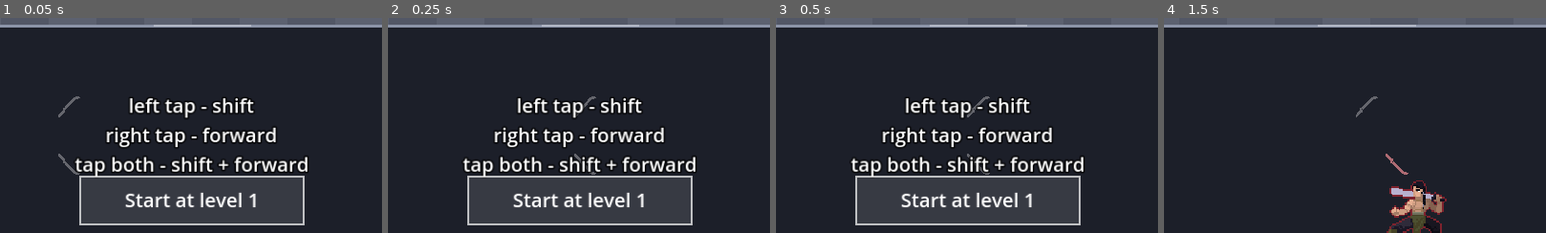
Above: before the commit, frames 1-4 (left to right).
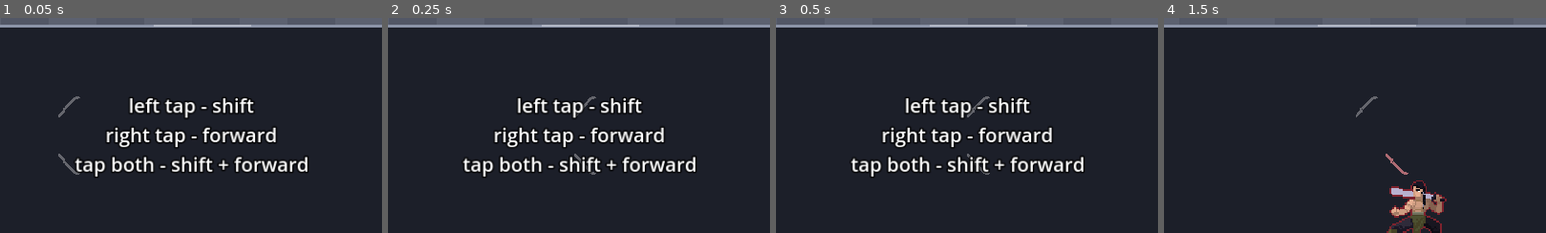
Above: after the commit, the same moments.

Repository: fredsbreads/game-off
Game: Godot game, scene res://scenes/main.tscn
The game is run twice, just before and just after one commit, with the same random seed, the same clock (stepped at 60 frames per second) and the same inputs. Sound files missing from this copy of the repository are replaced by a short silence.
Inputs (mouse positions are % of the whole screen's width and height, from its top left):
- Up to frame 1 (0.05 s): no input
- Up to frame 2 (0.25 s): no input
- Up to frame 3 (0.5 s): no input
- Up to frame 4 (1.5 s): tap Enter at 0.5 s; move the mouse to (72, 45) at 0.52 s; hold K (tp_forward) 0.53-1.28 s; tap L at 0.6 s; click (72, 45) at 0.67 s; tap 1 at 0.8, 1.35 s; move the mouse to (30, 55) at 1.27 s; click (30, 55) at 1.42 s
The pictures show only the part of the screen within x 25-75%, y 23-73%; the shares and areas given below are measured in that part.

The runs differ from the first frame. In frame 1, 14% of the frame differs, in the area x 20-80%, y 73-97%; in frame 2, 14%; in frame 3, 14%; in frame 4, nothing differs.

Commit message:
Remove the start screen's level choice: every run starts at level 1

Diff:
--- a/scripts/hud.gd
+++ b/scripts/hud.gd
@@ -52,9 +52,6 @@
 var _enemies_button: Control
 # Her level-10 colour (Palette), stepped through on the pause screen.
 var _colour_button: Control
-# The start screen's "Start at level" choice (1 or 5).
-var _level_button: Control
-var _start_level := 1
 var _enemies_off_label: Label
 var _enemies_off := false
 var _message_before_pause := ""
@@ -178,12 +175,6 @@
 	_colour_button.visible = false
 	_colour_button.draw.connect(_draw_colour_button)
 	add_child(_colour_button)
-	_level_button = Control.new()
-	_level_button.mouse_filter = Control.MOUSE_FILTER_IGNORE
-	_level_button.size = FLIP_BUTTON_SIZE
-	_level_button.visible = false
-	_level_button.draw.connect(_draw_level_button)
-	add_child(_level_button)
 	_enemies_off_label = _label(20, Vector2(20, 14))
 	_enemies_off_label.text = "NO ENEMIES (N)"
 	_enemies_off_label.add_theme_color_override("font_color", Color(1, 1, 1, 0.6))
@@ -241,7 +232,6 @@
 	for b in shown:
 		b.position = Vector2(x, view.y * 0.5 + 55.0)
 		x += FLIP_BUTTON_SIZE.x + gap
-	_level_button.position = Vector2((view.x - FLIP_BUTTON_SIZE.x) / 2.0, view.y * 0.5 + 55.0)
 
 
 ## True on a phone/tablet held sideways in the browser: play is upright there.
@@ -412,28 +402,6 @@
 			_progress.draw_rect(Rect2(base, 0, kills, s.y), PROGRESS_PENDING.lerp(PROGRESS_FILL, p))
 
 
-## The start screen's level choice: shown with the start message.
-func show_level_choice(level: int) -> void:
-	_start_level = level
-	_level_button.visible = true
-	_level_button.queue_redraw()
-
-
-func level_button_contains(pos: Vector2) -> bool:
-	return _level_button.visible and _level_button.get_rect().grow(10.0).has_point(pos)
-
-
-func _draw_level_button() -> void:
-	var s := FLIP_BUTTON_SIZE
-	_level_button.draw_rect(Rect2(Vector2.ZERO, s), Color(1, 1, 1, 0.12))
-	_level_button.draw_rect(Rect2(Vector2.ZERO, s), Color(1, 1, 1, 0.7), false, 2.0)
-	var font := ThemeDB.fallback_font
-	var text := "Start at level %d" % _start_level
-	var size := 26
-	var w := font.get_string_size(text, HORIZONTAL_ALIGNMENT_LEFT, -1, size).x
-	_level_button.draw_string(font, Vector2((s.x - w) / 2.0, s.y / 2.0 + size * 0.35), text, HORIZONTAL_ALIGNMENT_LEFT, -1, size, Color.WHITE)
-
-
 func show_start(best: int) -> void:
 	var lines := "left tap - shift\n"
 	lines += "right tap - forward\n"
@@ -558,7 +526,6 @@
 
 func hide_message() -> void:
 	_message.visible = false
-	_level_button.visible = false
 
 
 ## The colour-change wave at screen x `x` (0..1, right to left), in
--- a/scripts/main.gd
+++ b/scripts/main.gd
@@ -10,9 +10,6 @@
 enum State { READY, PLAYING, DYING, OVER }
 
 const START_X := 3.0
-# The level a run starts at: picked on the start screen (1, or 5: straight to
-# the knight's debut), and kept between visits.
-const START_LEVELS := [1, 5]
 # Every kill gets a short hit freeze (invert flash).
 const KILL_HIT := 0.06
 # If another enemy is under any marker where you land, the
@@ -286,9 +283,6 @@
 		debug = DebugTools.new()
 		debug.main = self
 		add_child(debug)
-	if progression.level == 1:   # (not set by the debug --level option)
-		progression.level = _load_setting("start_level", 1)
-		level.level = progression.level
 	Palette.use_colour(_load_colour())   # the one picked last (pause screen / C), else COLOUR
 	Palette.set_pink(0.0)   # every run starts red (her colour is the streak reward)
 	player.x = START_X
@@ -325,7 +319,6 @@
 	best_score = _load_best()
 	hud.show_start(best_score)
 	_prewarm()
-	hud.show_level_choice(progression.level)
 	hud.set_enemies_off(Level.enemies_off)   # practice mode stays on across retries
 
 
@@ -381,9 +374,6 @@
 	if state == State.PLAYING and (event.is_action_pressed("pause") or _is_pause_button_press(event)):
 		get_viewport().set_input_as_handled()
 		_set_paused(true)
-		return
-	if state == State.READY and _start_level_input(event):
-		get_viewport().set_input_as_handled()
 		return
 	var button := _button_from_event(event)
 	if button == Rules.Move.NONE:
@@ -1773,30 +1763,3 @@
 	if cfg.load(SAVE_PATH) != OK:
 		return default
 	return cfg.get_value("settings", key, default)
-
-
-## The start screen's level choice: tap its button (or L) to switch between
-## the start levels, or press 1 / 5. The run is rebuilt at that level.
-## Returns true if the event was that.
-func _start_level_input(event: InputEvent) -> bool:
-	var tap: bool = (event is InputEventScreenTouch or event is InputEventMouseButton) and event.pressed
-	var want := -1
-	if tap and hud.level_button_contains(_screen_pos(event)):
-		want = 0
-	elif event is InputEventKey and event.pressed:
-		match event.physical_keycode:
-			KEY_L: want = 0
-			KEY_1: want = 1
-			KEY_5: want = 5
-	if want < 0:
-		return false
-	if want == 0:   # the next one
-		want = START_LEVELS[(START_LEVELS.find(progression.level) + 1) % START_LEVELS.size()]
-	var cfg := ConfigFile.new()
-	cfg.load(SAVE_PATH)
-	cfg.set_value("settings", "start_level", want)
-	cfg.save(SAVE_PATH)
-	if want != progression.level:
-		# A fresh run at that level (after this input is done with).
-		get_tree().reload_current_scene.call_deferred()
-	return true
